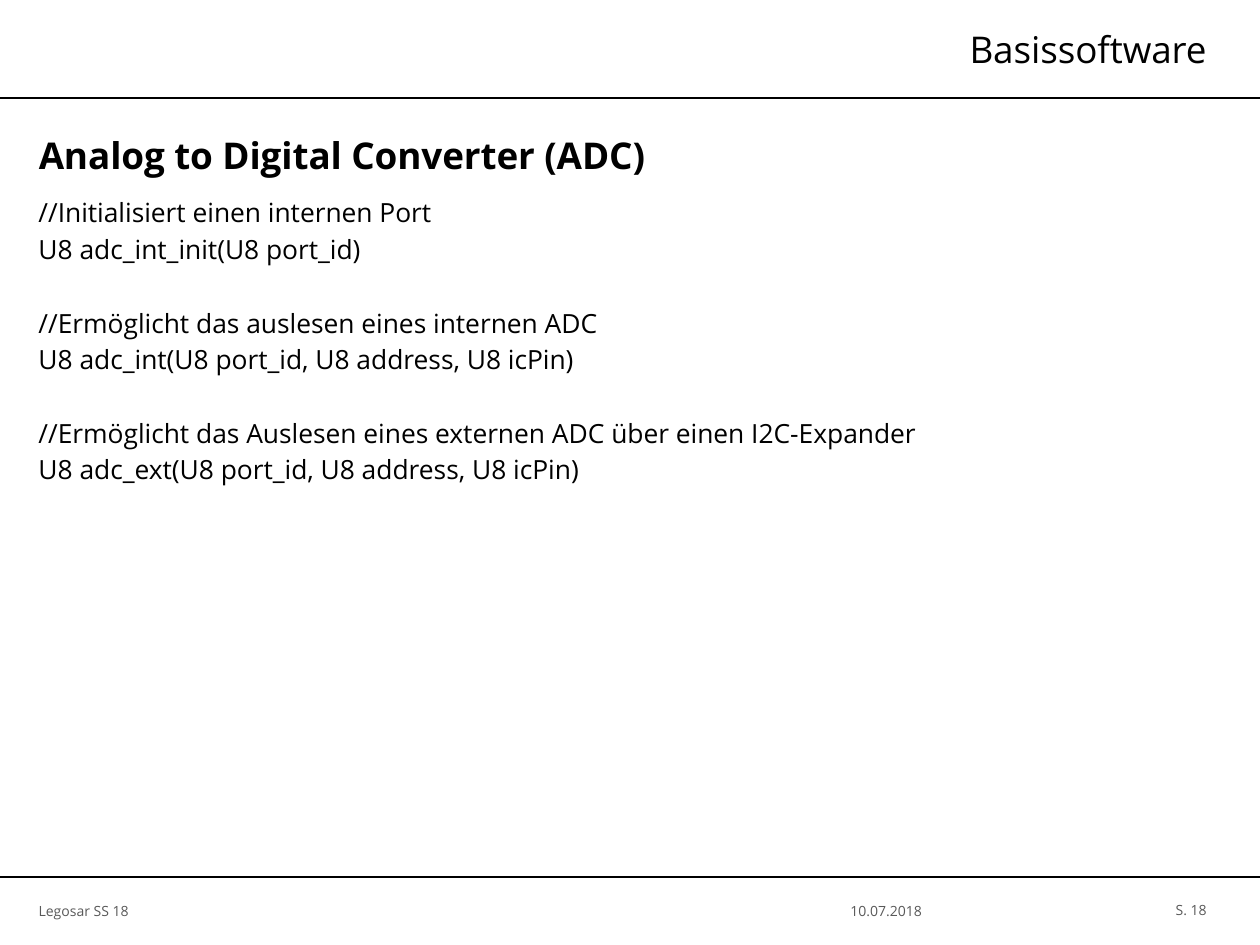
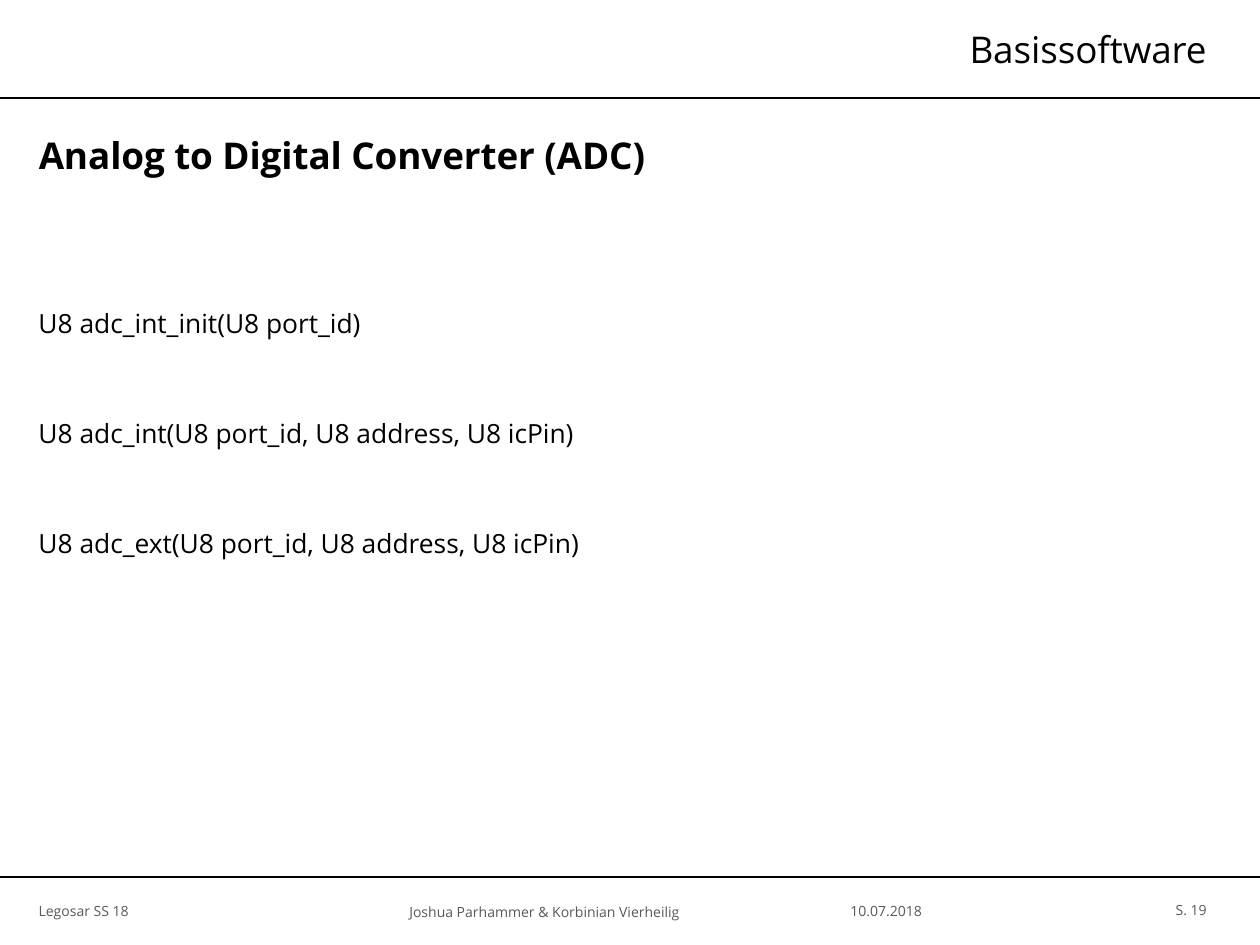
Before and after one commit to SimH1993/OTHR_AUTOSARSS18, a slide deck: slide 19 of Präsentation/Legosar_Master.pptx (slide 18 before the commit). Drawn at 1260x945 pixels with LibreOffice and Linux fonts; fonts in the diff are those of the drawing; background and template pictures are left out. Boxes give left, top, right and bottom in pixels: in the first picture for what was removed or moved away, otherwise in the second. Text is boxed around its words. In the diff, an @@ line names an element or a change of style, - is before the commit and + after.

```diff
--- a/Präsentation/Legosar_Master.pptx
+++ b/Präsentation/Legosar_Master.pptx
@@ text at [38, 202, 431, 223]: paragraph removed @@
-//Initialisiert einen internen Port
@@ text at [38, 313, 597, 340]: paragraph removed @@
-//Ermöglicht das auslesen eines internen ADC
@@ text at [38, 423, 916, 450]: paragraph removed @@
-//Ermöglicht das Auslesen eines externen ADC über einen I2C-Expander
@@ text added at [409, 906, 679, 921], 6 pt, text #595959 @@
+Joshua Parhammer & Korbinian Vierheilig
@@ page number at [1176, 905, 1207, 915]: text changed @@
-S. 18
+S. 19
```
Also in this commit, not shown: 27 other slides changed, 7 slides added.
